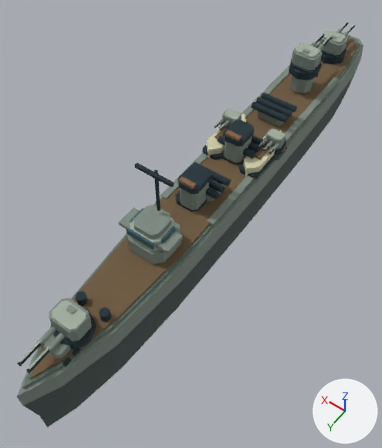
One commit to the glTF model game/public/assets/models/historic-fubuki.glb: the scene before it, then after it.
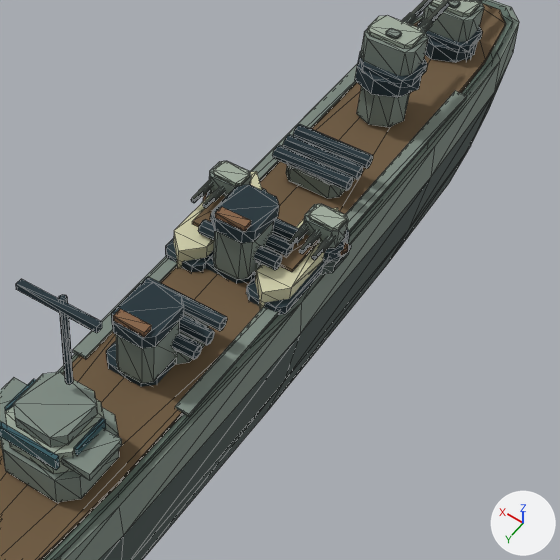
There are two pictures of each version: one whole from a camera (50 mm lens) standing at (-1.34, 2.34, 3.06) and looking at (0.03, 0.42, 0.05), one close up on the part from 33% to 100% of the width and 8% to 65% of the height. The axes (+X, +Y, +Z) are drawn at lower right. The lights are the same throughout. The older version's two pictures come first. The close-ups show mesh edges as thin lines. Where no turn or scale is listed for an object, it has been applied to the vertices. Vertices at exactly the same position are counted once.

Names of what the first close-up shows: 'historic-fubuki-historic-fubuki-geometry', 'historic-fubuki-historic_funnel_0.028-geometry', 'historic-fubuki-historic_funnel_1.014-geometry', 'historic-fubuki-part_bridge.027-geometry', 'historic-fubuki-turret_aa_aa-port.029-geometry', 'historic-fubuki-turret_aa_aa-starboard.027-geometry', 'historic-fubuki-turret_main_1.019-geometry', 'historic-fubuki-turret_main_2.019-geometry' and 2 more.
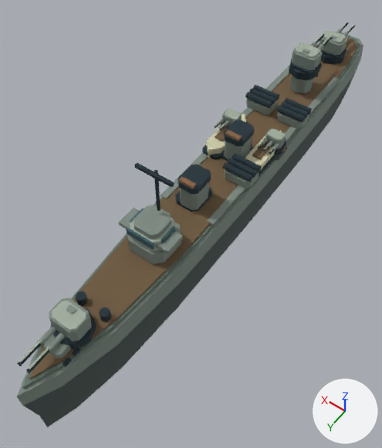
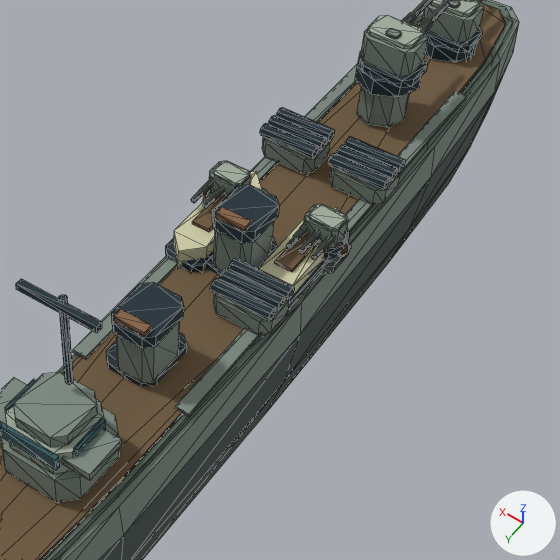
The change in detail:
me_faceted_armored_hull_029 is used by ob_historic_fubuki_historic_fubuki_geometry; location (0.0, 0.0, 0.0).
me_faceted_armored_hull_029 had 560 vertices, 965 faces and spanned x -0.25..0.25, y -2.06..2.06, z -0.34..0.5.
me_faceted_armored_hull_029 now has 368 vertices, 629 faces and spans x -0.25..0.25, y -2.06..2.06, z -0.34..0.5.
me_faceted_armored_hull_029 part 1: 12 loose pieces with 192 vertices, spanning x -0.15..0.15, y -0.71..0.4, z 0.34..0.46, are deleted.
Mesh me_torpedo_launcher_base_011 is new.
It has 64 vertices, 112 faces and spans x -0.107..0.107, y -0.08..0.08, z 0.34..0.453.
Faces by material slot: [28, 84].
It uses material mat_fleet_edge_jp (grey #7f8c83).
It uses material mat_fleet_ink (dark cyan #20333b).
Mesh me_torpedo_launcher_base_010 is new.
It has 64 vertices, 112 faces and spans x -0.107..0.107, y -0.08..0.08, z 0.34..0.453.
Faces by material slot: [28, 84].
It uses material mat_fleet_edge_jp (grey #7f8c83).
It uses material mat_fleet_ink (dark cyan #20333b).
Object 'historic-fubuki-torpedo_bank_2.001-geometry' (ob_historic_fubuki_torpedo_bank_2_001_geometry) is new; it shows me_torpedo_launcher_base_011.
Its location is (-0.139, 0.062, 0.0).
Object 'historic-fubuki-torpedo_bank_1.003-geometry' (ob_historic_fubuki_torpedo_bank_1_003_geometry) is new; it shows me_torpedo_launcher_base_010.
Its location is (0.139, -0.678, 0.0).
Object 'historic-fubuki-torpedo_bank_0.004-geometry' (ob_historic_fubuki_torpedo_bank_0_004_geometry) is new; it shows a copy of me_torpedo_launcher_base_010.
Its location is (-0.139, -0.678, 0.0).

What differs and where, as boxes (x1, y1, x2, y2) in the close-ups (560 x 560 px):
'historic-fubuki-torpedo_bank_2.001-geometry', added
    after: (210, 258, 295, 335)
    faces in mat_fleet_ink (dark cyan #20333b): (210, 258, 295, 321)
    faces in mat_fleet_edge_jp (grey #7f8c83): (213, 294, 289, 335)
'historic-fubuki-torpedo_bank_0.004-geometry', added
    after: (328, 136, 405, 204)
    faces in mat_fleet_ink (dark cyan #20333b): (328, 136, 405, 189)
    faces in mat_fleet_edge_jp (grey #7f8c83): (329, 167, 400, 204)
'historic-fubuki-torpedo_bank_1.003-geometry', added
    after: (260, 108, 335, 173)
    faces in mat_fleet_ink (dark cyan #20333b): (260, 108, 335, 158)
    faces in mat_fleet_edge_jp (grey #7f8c83): (262, 137, 330, 173)
part 1 of me_faceted_armored_hull_029, deleted
    before: (142, 124, 373, 364)
